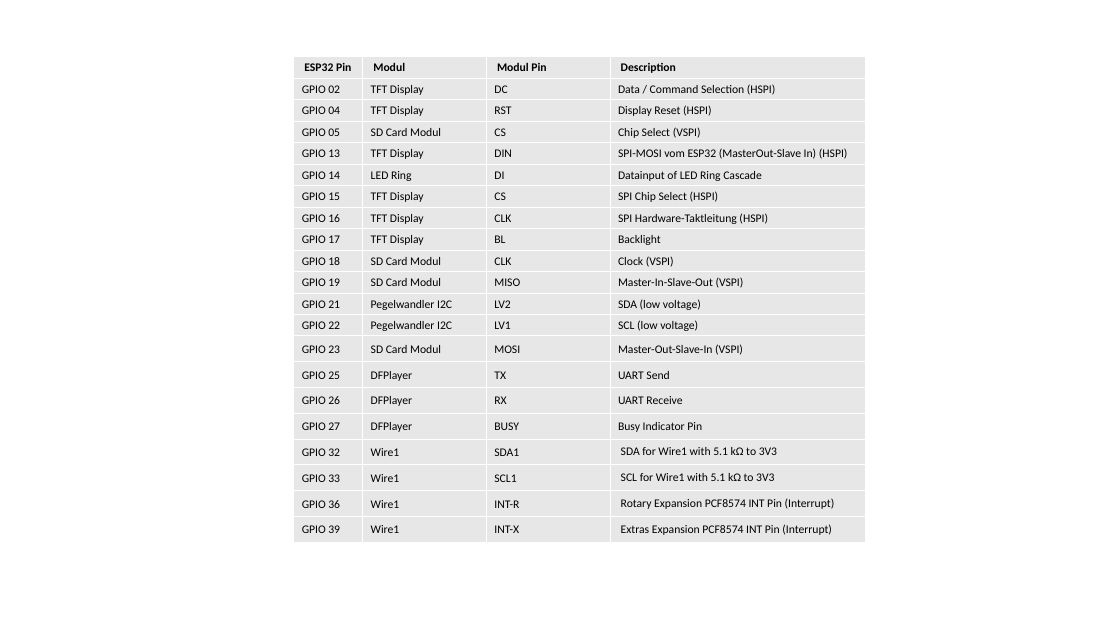
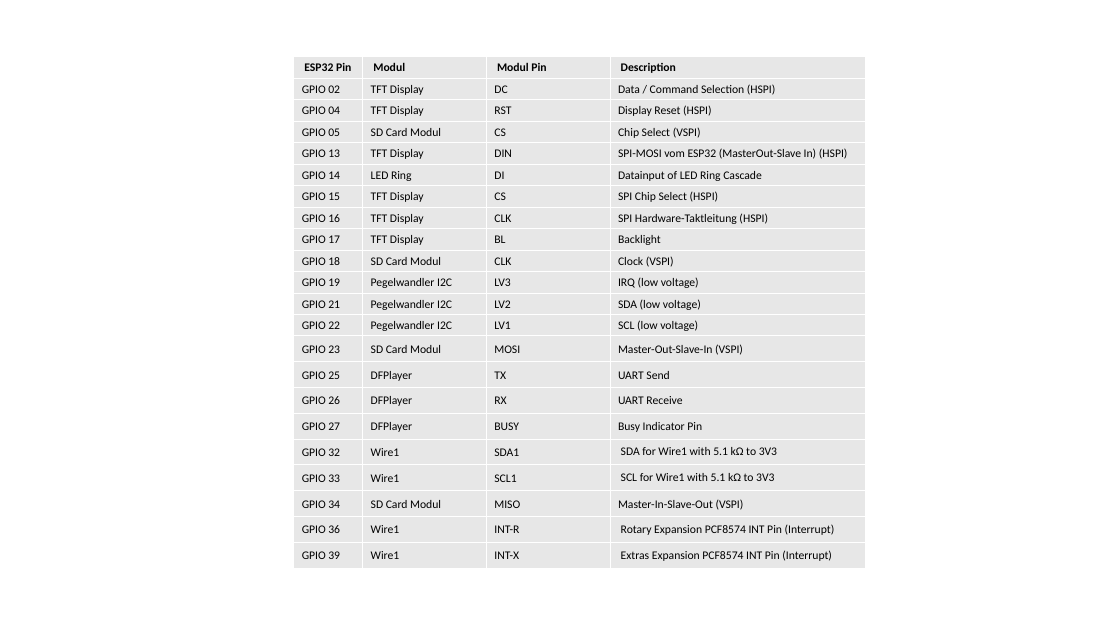
Before and after one commit to jeskes/activityboard, a slide deck: slide 25 of Activityboard.pptx. Drawn at 1120x630 pixels with LibreOffice and Linux fonts; fonts in the diff are those of the drawing. Boxes give left, top, right and bottom in pixels: in the first picture for what was removed or moved away, otherwise in the second. Text is boxed around its words. In the diff, an @@ line names an element or a change of style, - is before the commit and + after.

```diff
--- a/Activityboard.pptx
+++ b/Activityboard.pptx
@@ table at <box>294,57,865,569</box> @@
-row 11: GPIO 19 | SD Card Modul | MISO | Master-In-Slave-Out (VSPI)
+row 11: GPIO 19 | Pegelwandler I2C | LV3 | IRQ (low voltage)
+row 20: GPIO 34 | SD Card Modul | MISO | Master-In-Slave-Out (VSPI)
```
Also in this commit, not shown: 6 other slides changed, 1 slide added, 1 slide removed, 19 other files.
